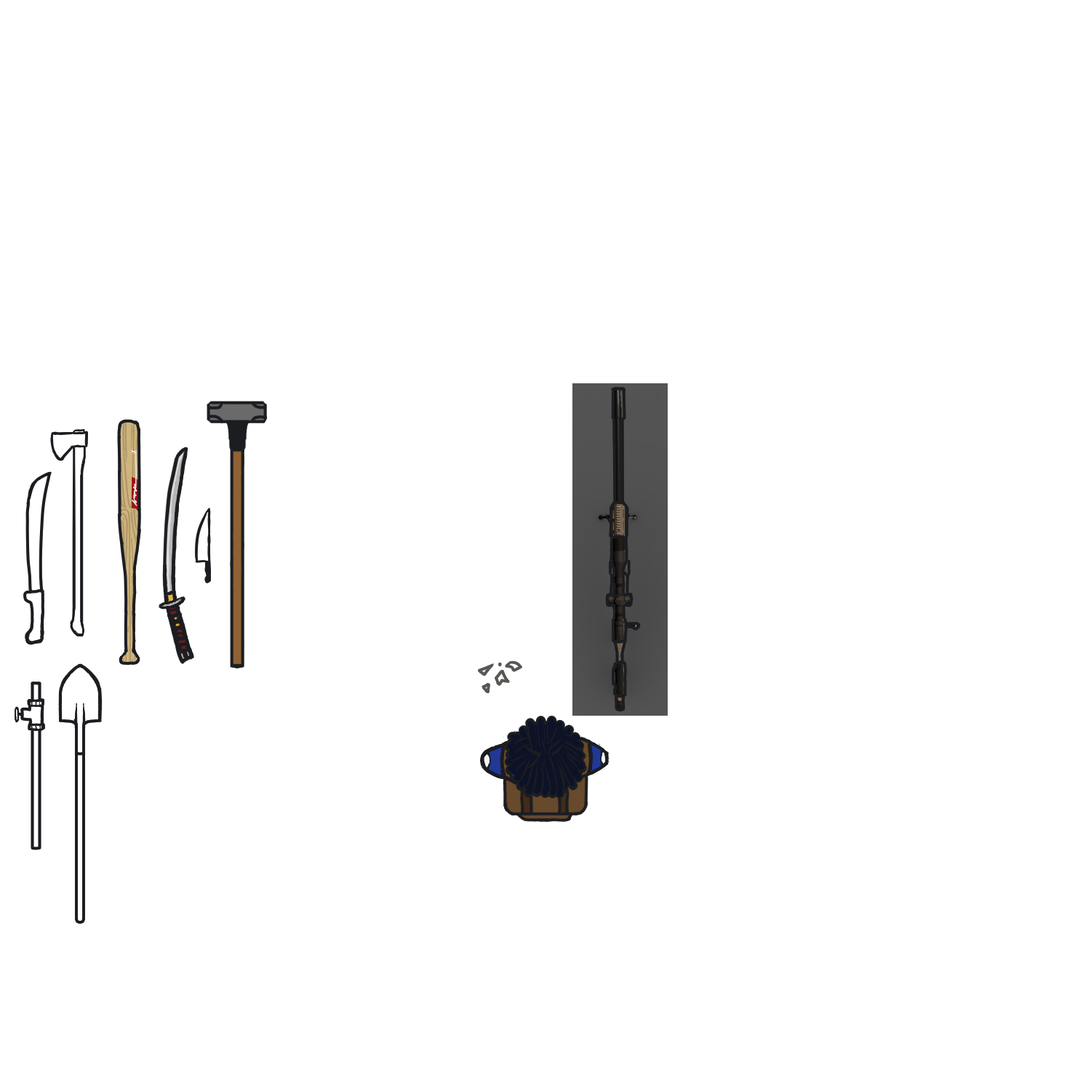
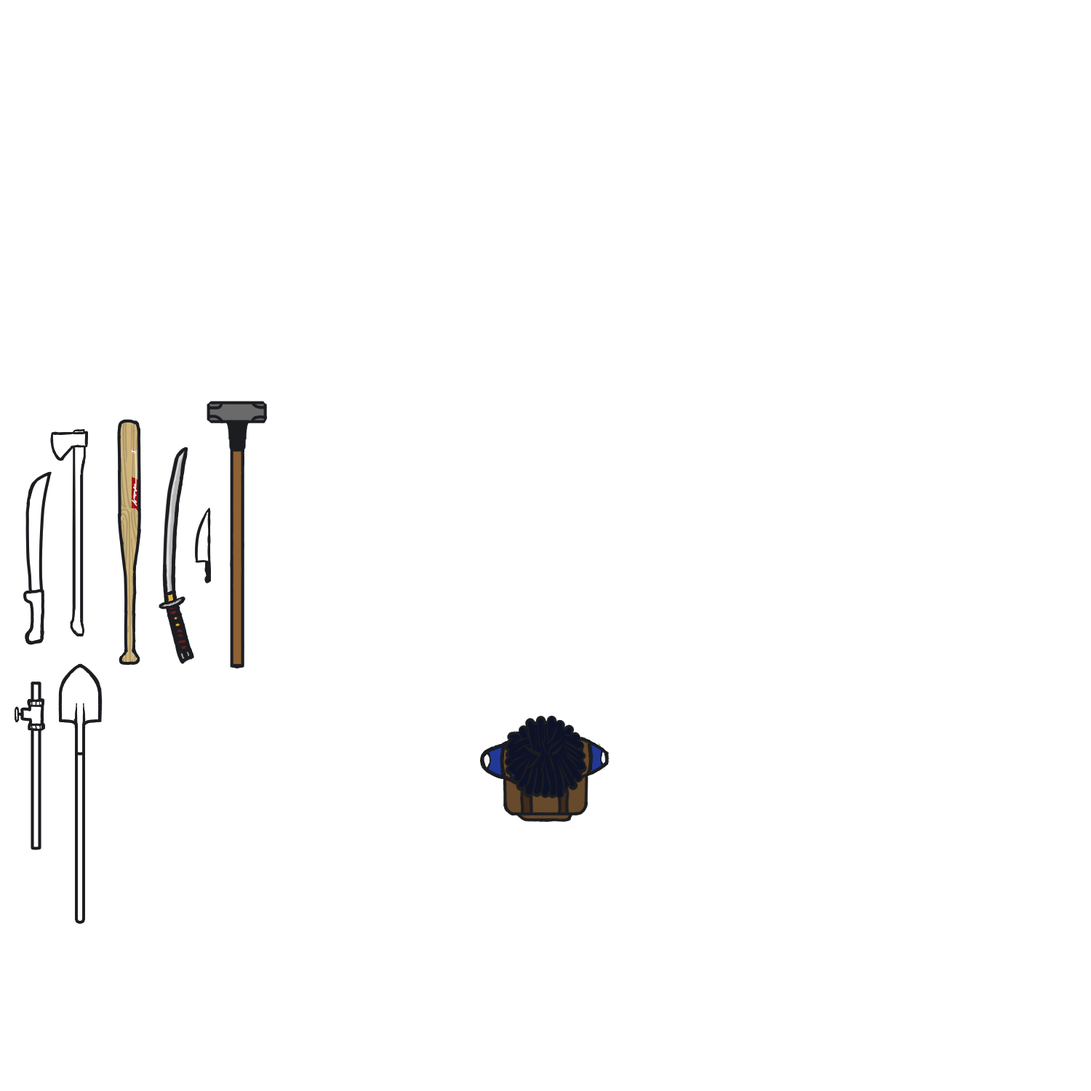
Comparing the layer stacks of the two (1091, 1091) images. Changes:
hid group "Obstacles" (10 layers) over <box>478,383,668,717</box>
painted on "Pipe" over <box>478,383,668,717</box>
hid "Sniper" over <box>572,383,652,717</box>
hid "Paint Layer 18 (pasted)", painted on it over <box>572,383,668,717</box>
hid "Paint Layer 17" over <box>478,660,523,695</box>
